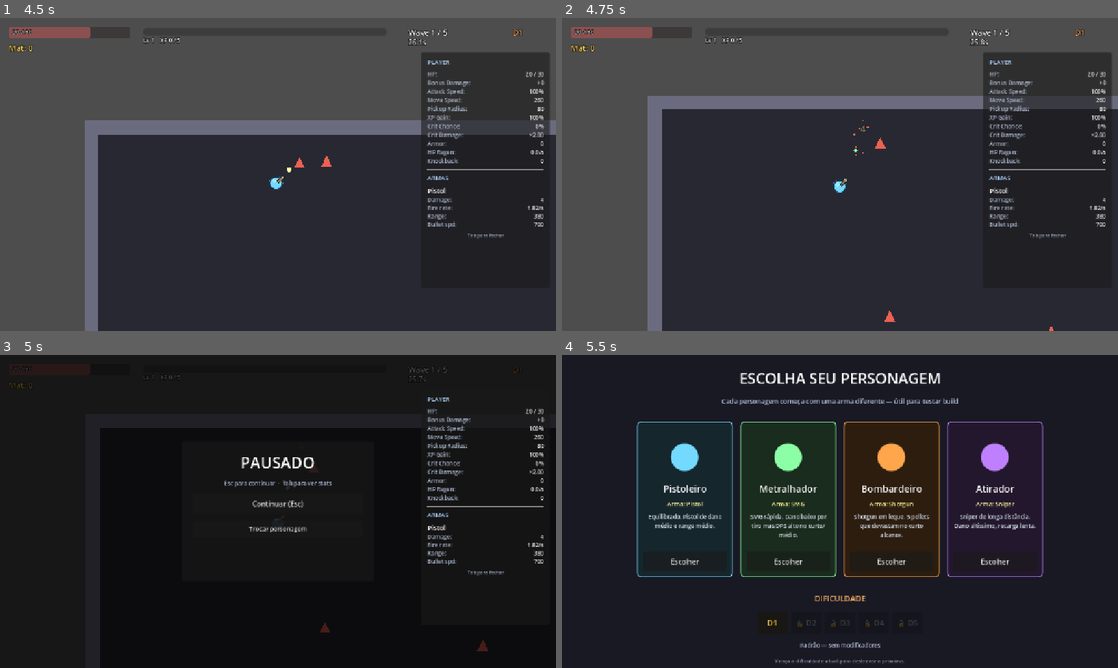
Above: before the commit, frames 1-4 (two rows, left to right).
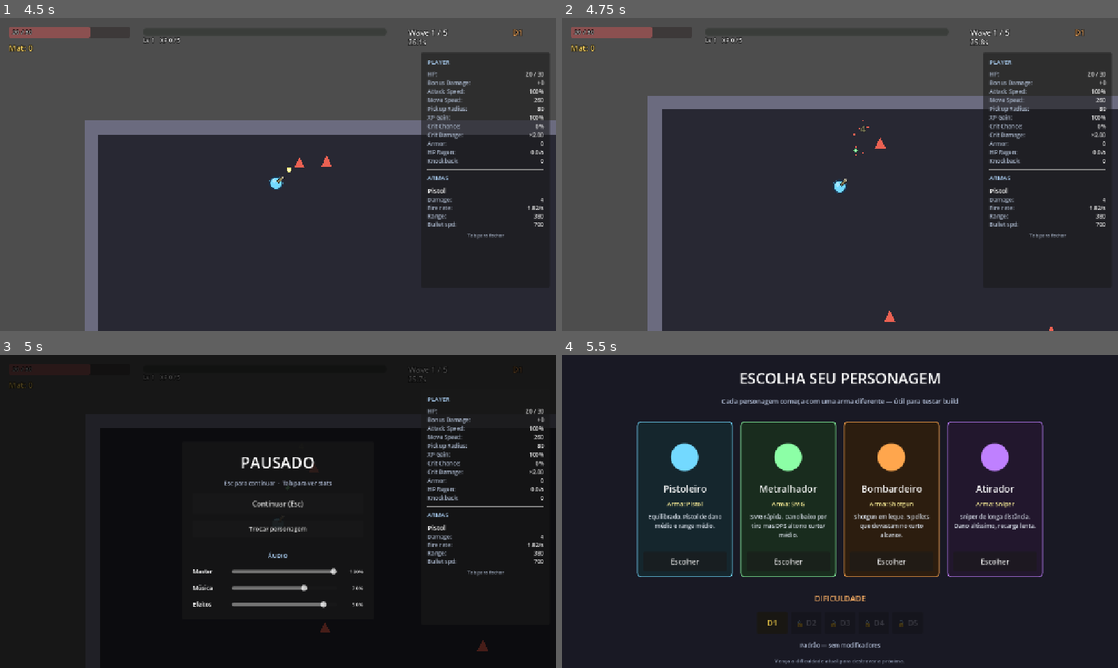
Above: after the commit, the same moments.

Repository: Marklimadevs/brotato-like
Game: Godot game, scene res://Scenes/CharacterSelect.tscn
The game is run twice, just before and just after one commit, with the same random seed, the same clock (stepped at 60 frames per second) and the same inputs.
Inputs:
- Up to frame 1 (4.5 s): click "Escolher" at 0.5 s; tap Enter at 1.25 s; hold Tab (stats_toggle) 1.28-2.03 s; hold W (move_up) 1.28-2.78 s; tap Tab (stats_toggle) at 2.1, 3.6 s; hold Tab (stats_toggle) 2.78-3.53 s; hold A (move_left) 2.78-4.28 s; hold S (move_down) from 4.28 s (still down); hold Tab (stats_toggle) from 4.28 s (still down)
- Up to frame 2 (4.75 s): keep holding S (move_down); keep holding Tab (stats_toggle)
- Up to frame 3 (5 s): keep holding S (move_down); keep holding Tab (stats_toggle); tap Escape (pause) at 4.9 s
- Up to frame 4 (5.5 s): release S (move_down) at 5 s; release Tab (stats_toggle) at 5 s; click "Trocar personagem" at 5 s

Frames 1-2 are identical in both runs. In frame 3, 0.9% of the frame differs, in the area x 34-66%, y 62-81%; in frame 4, nothing differs.

Commit message:
M15: Audio system foundation (no actual audio files yet)
Build out the entire audio infrastructure so the game can be wired up
with sfx/music hooks now, then audio assets can be dropped in later
without code changes. Calls to play_sfx/play_music are silent if the
audio file doesn't exist (lazy load + null cache).

Architecture:
- Scripts/Core/AudioManager.gd (autoload): Master/Music/SFX bus setup,
  16-player SFX pool, dedicated AudioStreamPlayer for music with crossfade,
  lazy load with extension fallback (.ogg > .wav > .mp3), pitch variation
  support for non-repetitive shoot sounds.
- SaveData persists master/music/sfx volume settings.
- PauseScreen exposes 3 sliders that call AudioManager.set_*_volume.
  Settings persist immediately on change.

Hooks plugged in 11 scripts:
- Player: player_hurt, player_die, player_revive
- Bullet: bullet_hit (on enemy)
- Weapon: shoot_<weapon_name> per trigger (not per pellet)
- EnemyBase: boss_hit, enemy_hit_crit, enemy_death, enemy_split, boss_die
- XpGem: pickup
- WaveManager: wave_start, wave_complete, boss_spawn
  + music transitions (gameplay_normal -> intense at wave 3+, boss_theme on boss spawn)
- LevelUpScreen: level_up on open, ui_click on pick, shop_reroll on reroll
- ShopScreen: shop_open, shop_buy, shop_sell, shop_lock, shop_reroll, ui_click
- DeathScreen: game_over music
- WinScreen: victory music
- CharacterSelectScreen: main_menu music

Documentation:
Assets/Audio/README.md lists all 24 SFX and 6 music tracks expected,
with suggested prompts for Suno (music) and SFXR settings (SFX).

Game runs identically to before — just silent everywhere there will be
audio later. Drop a file at Assets/Audio/SFX/shoot_pistol.ogg and the
pistol shoot sound starts playing automatically next play.

Diff:
--- a/Scripts/Bullets/Bullet.gd
+++ b/Scripts/Bullets/Bullet.gd
@@ -64,6 +64,8 @@
 		if player != null and player.stats != null and player.stats.Knockback > 0.0:
 			enemy.apply_knockback(Direction * player.stats.Knockback)
 
+		AudioManager.play_sfx("bullet_hit", 0.08)
+
 		_hits_remaining -= 1
 		if _hits_remaining <= 0:
 			_consumed = true
--- /dev/null
+++ b/Scripts/Core/AudioManager.gd
@@ -0,0 +1,229 @@
+extends Node
+
+# AudioManager — autoload singleton.
+# Sistema completo de áudio que FUNCIONA mesmo sem nenhum arquivo de áudio:
+# - se o arquivo existe em Assets/Audio/SFX/<name>.ogg → toca normal
+# - se não existe → silencioso (sem erro, sem warning)
+#
+# Hooks no jogo chamam AudioManager.play_sfx("nome") ou .play_music("track").
+# Quando você adicionar os arquivos depois, eles tocam automaticamente.
+
+const SFX_DIR := "res://Assets/Audio/SFX/"
+const MUSIC_DIR := "res://Assets/Audio/Music/"
+const SFX_POOL_SIZE := 16
+const SFX_EXTENSIONS := [".ogg", ".wav", ".mp3"]
+const MUSIC_EXTENSIONS := [".ogg", ".mp3"]
+const MUSIC_FADE_DURATION := 0.6
+
+var _master_bus_idx: int = 0
+var _music_bus_idx: int = 1
+var _sfx_bus_idx: int = 2
+
+var _sfx_cache: Dictionary = {}    # name -> AudioStream | null (null = não existe, evita retentativas)
+var _music_cache: Dictionary = {}
+var _sfx_pool: Array = []          # AudioStreamPlayer
+var _music_player: AudioStreamPlayer
+var _current_music: String = ""
+var _music_tween: Tween = null
+
+# Persistido via SaveData
+var master_volume: float = 1.0
+var music_volume: float = 0.7
+var sfx_volume: float = 0.9
+
+
+func _ready() -> void:
+	_ensure_buses()
+	_setup_pool()
+	_setup_music_player()
+	_load_settings()
+	_apply_volumes()
+
+
+func _ensure_buses() -> void:
+	# Master é sempre o bus 0 (criado pelo engine)
+	_master_bus_idx = 0
+
+	if AudioServer.get_bus_index("Music") == -1:
+		AudioServer.add_bus()
+		AudioServer.set_bus_name(AudioServer.bus_count - 1, "Music")
+		AudioServer.set_bus_send(AudioServer.bus_count - 1, "Master")
+	_music_bus_idx = AudioServer.get_bus_index("Music")
+
+	if AudioServer.get_bus_index("SFX") == -1:
+		AudioServer.add_bus()
+		AudioServer.set_bus_name(AudioServer.bus_count - 1, "SFX")
+		AudioServer.set_bus_send(AudioServer.bus_count - 1, "Master")
+	_sfx_bus_idx = AudioServer.get_bus_index("SFX")
+
+
+func _setup_pool() -> void:
+	for i in range(SFX_POOL_SIZE):
+		var player := AudioStreamPlayer.new()
+		player.bus = "SFX"
+		add_child(player)
+		_sfx_pool.append(player)
+
+
+func _setup_music_player() -> void:
+	_music_player = AudioStreamPlayer.new()
+	_music_player.bus = "Music"
+	add_child(_music_player)
+
+
+# ============== API PÚBLICA ==============
+
+# Toca um SFX. Se o arquivo não existe, silencioso (sem erro).
+# pitch_variation: 0.0 = sem variação. 0.1 = ±10% (útil pra tiros não soarem repetitivos).
+func play_sfx(sfx_name: String, pitch_variation: float = 0.0) -> void:
+	if sfx_name.is_empty():
+		return
+	var stream = _load_sfx(sfx_name)
+	if stream == null:
+		return  # arquivo não existe ainda — silencioso
+	var player: AudioStreamPlayer = _get_free_sfx_player()
+	if player == null:
+		return  # pool cheio, dropa
+	player.stream = stream
+	if pitch_variation > 0.0:
+		player.pitch_scale = randf_range(1.0 - pitch_variation, 1.0 + pitch_variation)
+	else:
+		player.pitch_scale = 1.0
+	player.play()
+
+
+# Toca uma música. Se já está tocando a mesma, no-op.
+# Se o arquivo não existe, para a música atual.
+# fade: true = crossfade suave; false = corte imediato.
+func play_music(music_name: String, fade: bool = true) -> void:
+	if music_name == _current_music and _music_player.playing:
+		return
+	var stream = _load_music(music_name)
+	if stream == null:
+		stop_music(fade)
+		_current_music = ""
+		return
+	if fade and _music_player.playing:
+		_fade_to_music(stream, music_name)
+	else:
+		_current_music = music_name
+		_music_player.stream = stream
+		_music_player.volume_db = 0.0
+		_music_player.play()
+
+
+func stop_music(fade: bool = true) -> void:
+	if not _music_player.playing:
+		_current_music = ""
+		return
+	if fade:
+		if _music_tween != null and _music_tween.is_valid():
+			_music_tween.kill()
+		_music_tween = create_tween()
+		_music_tween.tween_property(_music_player, "volume_db", -80.0, MUSIC_FADE_DURATION)
+		_music_tween.tween_callback(_music_player.stop)
+	else:
+		_music_player.stop()
+	_current_music = ""
+
+
+func _fade_to_music(new_stream: AudioStream, new_name: String) -> void:
+	if _music_tween != null and _music_tween.is_valid():
+		_music_tween.kill()
+	_music_tween = create_tween()
+	_music_tween.tween_property(_music_player, "volume_db", -80.0, MUSIC_FADE_DURATION / 2.0)
+	_music_tween.tween_callback(func():
+		_music_player.stream = new_stream
+		_music_player.volume_db = -80.0
+		_music_player.play()
+		_current_music = new_name
+	)
+	_music_tween.tween_property(_music_player, "volume_db", 0.0, MUSIC_FADE_DURATION / 2.0)
+
+
+# ============== VOLUME ==============
+
+func set_master_volume(v: float) -> void:
+	master_volume = clampf(v, 0.0, 1.0)
+	_apply_volumes()
+	_save_settings()
+
+
+func set_music_volume(v: float) -> void:
+	music_volume = clampf(v, 0.0, 1.0)
+	_apply_volumes()
+	_save_settings()
+
+
+func set_sfx_volume(v: float) -> void:
+	sfx_volume = clampf(v, 0.0, 1.0)
+	_apply_volumes()
+	_save_settings()
+
+
+func _apply_volumes() -> void:
+	AudioServer.set_bus_volume_db(_master_bus_idx, _linear_to_db(master_volume))
+	AudioServer.set_bus_volume_db(_music_bus_idx, _linear_to_db(music_volume))
+	AudioServer.set_bus_volume_db(_sfx_bus_idx, _linear_to_db(sfx_volume))
+
+
+func _linear_to_db(v: float) -> float:
+	if v <= 0.001:
+		return -80.0
+	return 20.0 * log(v) / log(10.0)
+
+
+# ============== INTERNAL: LOAD ==============
+
+func _load_sfx(sfx_name: String) -> AudioStream:
+	if _sfx_cache.has(sfx_name):
+		return _sfx_cache[sfx_name]
+	for ext in SFX_EXTENSIONS:
+		var path: String = SFX_DIR + sfx_name + ext
+		if ResourceLoader.exists(path):
+			var stream := load(path) as AudioStream
+			_sfx_cache[sfx_name] = stream
+			return stream
+	# Arquivo não encontrado — cacheia null pra não tentar de novo
+	_sfx_cache[sfx_name] = null
+	return null
+
+
+func _load_music(music_name: String) -> AudioStream:
+	if _music_cache.has(music_name):
+		return _music_cache[music_name]
+	for ext in MUSIC_EXTENSIONS:
+		var path: String = MUSIC_DIR + music_name + ext
+		if ResourceLoader.exists(path):
+			var stream := load(path) as AudioStream
+			# Auto-loop nas músicas
+			if stream is AudioStreamOggVorbis:
+				(stream as AudioStreamOggVorbis).loop = true
+			elif stream is AudioStreamMP3:
+				(stream as AudioStreamMP3).loop = true
+			_music_cache[music_name] = stream
+			return stream
+	_music_cache[music_name] = null
+	return null
+
+
+func _get_free_sfx_player() -> AudioStreamPlayer:
+	for player in _sfx_pool:
+		if not player.playing:
+			return player
+	return null
+
+
+# ============== SETTINGS PERSISTENCE ==============
+
+func _load_settings() -> void:
+	master_volume = SaveData.MasterVolume
+	music_volume = SaveData.MusicVolume
+	sfx_volume = SaveData.SfxVolume
+
+
+func _save_settings() -> void:
+	SaveData.MasterVolume = master_volume
+	SaveData.MusicVolume = music_volume
+	SaveData.SfxVolume = sfx_volume
+	SaveData.save_data()
--- a/Scripts/Core/SaveData.gd
+++ b/Scripts/Core/SaveData.gd
@@ -4,6 +4,9 @@
 const SAVE_PATH := "user://save.json"
 
 static var HighestUnlockedDifficulty: int = 1
+static var MasterVolume: float = 1.0
+static var MusicVolume: float = 0.7
+static var SfxVolume: float = 0.9
 
 
 static func load_data() -> void:
@@ -25,6 +28,9 @@
 static func save_data() -> void:
 	var dict: Dictionary = {
 		"highestDifficulty": HighestUnlockedDifficulty,
+		"masterVolume": MasterVolume,
+		"musicVolume": MusicVolume,
+		"sfxVolume": SfxVolume,
 	}
 	var file = FileAccess.open(SAVE_PATH, FileAccess.WRITE)
 	if file == null:
--- a/Scripts/Core/WaveManager.gd
+++ b/Scripts/Core/WaveManager.gd
@@ -110,6 +110,16 @@
 	AdsManager.notify_gameplay_start()
 	AdsManager.track_event("wave_started", {"wave": idx + 1, "difficulty": GameManager.SelectedDifficulty})
 
+	# Música escala com a tensão das waves
+	AudioManager.play_sfx("wave_start")
+	if idx == _waves.size() - 1:
+		# Wave 5 — boss vem aos 5s, mas começa com tensão
+		AudioManager.play_music("gameplay_intense")
+	elif idx >= 2:
+		AudioManager.play_music("gameplay_intense")
+	else:
+		AudioManager.play_music("gameplay_normal")
+
 
 func _end_current_wave() -> void:
 	BetweenWaves = true
@@ -120,6 +130,7 @@
 	AdsManager.notify_gameplay_stop()
 	AdsManager.notify_happytime()  # wave completa = momento positivo
 	AdsManager.track_event("wave_completed", {"wave": CurrentWaveIndex + 1, "level": GameManager.Level, "materials": GameManager.Materials})
+	AudioManager.play_sfx("wave_complete")
 
 	if GameManager.Player != null and not GameManager.Player.is_alive():
 		return
@@ -169,6 +180,8 @@
 	CurrentBoss = enemy
 	print("BOSS apareceu!")
 	boss_spawned.emit()
+	AudioManager.play_sfx("boss_spawn")
+	AudioManager.play_music("boss_theme")
 
 
 func notify_boss_killed() -> void:
--- a/Scripts/Enemies/EnemyBase.gd
+++ b/Scripts/Enemies/EnemyBase.gd
@@ -172,6 +172,12 @@
 	var pos_y: float = -(Data.Radius if Data != null else 12.0) - 2.0
 	DamageNumber.spawn(get_tree().current_scene, global_position + Vector2(0, pos_y), dmg, color, is_crit)
 
+	if is_boss():
+		AudioManager.play_sfx("boss_hit", 0.05)
+	elif is_crit:
+		AudioManager.play_sfx("enemy_hit_crit", 0.1)
+	# (sfx normal de hit já vem do bullet — evita stack)
+
 	if _hp <= 0:
 		_die()
 
@@ -189,6 +195,11 @@
 	_spawn_xp_gem()
 	if Data != null and Data.SplitsOnDeath and Data.SplitInto != null and Data.SplitCount > 0:
 		_spawn_splits()
+		AudioManager.play_sfx("enemy_split", 0.1)
+	elif is_boss():
+		AudioManager.play_sfx("boss_die")
+	else:
+		AudioManager.play_sfx("enemy_death", 0.15)
 	if is_boss() and WaveManager.Instance != null:
 		WaveManager.Instance.notify_boss_killed()
 	queue_free()
--- a/Scripts/Pickups/XpGem.gd
+++ b/Scripts/Pickups/XpGem.gd
@@ -61,4 +61,5 @@
 		GameManager.add_xp(Value)
 		if MaterialValue > 0:
 			GameManager.add_material(MaterialValue)
+		AudioManager.play_sfx("pickup", 0.15)
 		queue_free()
--- a/Scripts/Player/Player.gd
+++ b/Scripts/Player/Player.gd
@@ -153,6 +153,7 @@
 	DamageNumber.spawn(get_tree().current_scene, global_position + Vector2(0, -Radius - 4), actual_dmg, Color(1, 0.55, 0.55))
 	if _camera != null:
 		_camera.shake(11.0)
+	AudioManager.play_sfx("player_hurt", 0.05)
 
 	if stats.CurrentHp <= 0:
 		_die()
@@ -181,6 +182,7 @@
 			child.queue_free()
 
 	print("Player died!")
+	AudioManager.play_sfx("player_die")
 	GameManager.notify_player_died()
 
 
--- a/Scripts/UI/CharacterSelectScreen.gd
+++ b/Scripts/UI/CharacterSelectScreen.gd
@@ -18,6 +18,7 @@
 		_selected_difficulty = SaveData.HighestUnlockedDifficulty
 	_build_ui()
 	_update_difficulty_buttons()
+	AudioManager.play_music("main_menu")
 
 
 func _build_ui() -> void:
--- a/Scripts/UI/DeathScreen.gd
+++ b/Scripts/UI/DeathScreen.gd
@@ -34,6 +34,7 @@
 	get_tree().paused = true
 	AdsManager.notify_gameplay_stop()
 	AdsManager.track_event("run_died", {"wave": wave, "level": GameManager.Level, "difficulty": GameManager.SelectedDifficulty})
+	AudioManager.play_music("game_over")
 
 	# Configure revive button — só aparece se ainda não foi usada nesta run
 	if _revive_btn != null:
--- a/Scripts/UI/LevelUpScreen.gd
+++ b/Scripts/UI/LevelUpScreen.gd
@@ -123,6 +123,7 @@
 	_refresh_materials_and_reroll()
 	_root.visible = true
 	get_tree().paused = true
+	AudioManager.play_sfx("level_up")
 
 
 func _roll_choices() -> void:
@@ -155,11 +156,13 @@
 func _on_reroll() -> void:
 	if not GameManager.spend_material(REROLL_COST):
 		return
+	AudioManager.play_sfx("shop_reroll")
 	_roll_choices()
 	_refresh_materials_and_reroll()
 
 
 func _on_button_pressed(idx: int) -> void:
+	AudioManager.play_sfx("ui_click", 0.05)
 	if idx < _current_choices.size() and GameManager.Player != null and GameManager.Player.stats != null:
 		_current_choices[idx].apply(GameManager.Player.stats)
 
--- a/Scripts/UI/PauseScreen.gd
+++ b/Scripts/UI/PauseScreen.gd
@@ -102,3 +102,48 @@
 	menu_btn.add_theme_font_size_override("font_size", 14)
 	menu_btn.pressed.connect(_on_menu)
 	vbox.add_child(menu_btn)
+
+	# Separator + título de áudio
+	vbox.add_child(HSeparator.new())
+	var audio_title := Label.new()
+	audio_title.text = "ÁUDIO"
+	audio_title.horizontal_alignment = HORIZONTAL_ALIGNMENT_CENTER
+	audio_title.add_theme_font_size_override("font_size", 14)
+	audio_title.add_theme_color_override("font_color", Color(0.7, 0.85, 1))
+	vbox.add_child(audio_title)
+
+	_add_volume_slider(vbox, "Master", AudioManager.master_volume, AudioManager.set_master_volume)
+	_add_volume_slider(vbox, "Música", AudioManager.music_volume, AudioManager.set_music_volume)
+	_add_volume_slider(vbox, "Efeitos", AudioManager.sfx_volume, AudioManager.set_sfx_volume)
+
+
+func _add_volume_slider(parent: VBoxContainer, label_text: String, initial_value: float, on_change: Callable) -> void:
+	var hbox := HBoxContainer.new()
+	hbox.add_theme_constant_override("separation", 10)
+	parent.add_child(hbox)
+
+	var label := Label.new()
+	label.text = label_text
+	label.custom_minimum_size = Vector2(80, 0)
+	label.add_theme_font_size_override("font_size", 13)
+	hbox.add_child(label)
+
+	var slider := HSlider.new()
+	slider.min_value = 0.0
+	slider.max_value = 1.0
+	slider.step = 0.01
+	slider.value = initial_value
+	slider.size_flags_horizontal = Control.SIZE_EXPAND_FILL
+	slider.custom_minimum_size = Vector2(180, 24)
+	hbox.add_child(slider)
+
+	var value_label := Label.new()
+	value_label.text = "%d%%" % int(initial_value * 100)
+	value_label.custom_minimum_size = Vector2(50, 0)
+	value_label.add_theme_font_size_override("font_size", 12)
+	value_label.horizontal_alignment = HORIZONTAL_ALIGNMENT_RIGHT
+	hbox.add_child(value_label)
+
+	slider.value_changed.connect(func(v: float):
+		on_change.call(v)
+		value_label.text = "%d%%" % int(v * 100))
--- a/Scripts/UI/ShopScreen.gd
+++ b/Scripts/UI/ShopScreen.gd
@@ -61,9 +61,11 @@
 	_root.visible = true
 	get_tree().paused = true
 	_update_ui()
+	AudioManager.play_sfx("shop_open")
 
 
 func _on_continue() -> void:
+	AudioManager.play_sfx("ui_click", 0.05)
 	_root.visible = false
 	get_tree().paused = false
 	GameManager.notify_shop_closed()
@@ -93,12 +95,14 @@
 			return
 		offer["item"].apply(player.stats)
 	_purchased[idx] = true
+	AudioManager.play_sfx("shop_buy")
 	_update_ui()
 
 
 func _on_reroll() -> void:
 	if not GameManager.spend_material(REROLL_COST):
 		return
+	AudioManager.play_sfx("shop_reroll")
 	_roll_offers()
 	_update_ui()
 
@@ -153,6 +157,7 @@
 	if idx < 0 or idx >= OFFER_SLOTS:
 		return
 	_locked[idx] = pressed
+	AudioManager.play_sfx("shop_lock", 0.05)
 	_update_ui()
 
 
@@ -163,6 +168,7 @@
 	if not player.remove_weapon_at(weapon_index):
 		return
 	GameManager.add_material(sell_value)
+	AudioManager.play_sfx("shop_sell")
 	_update_ui()
 
 
--- a/Scripts/UI/WinScreen.gd
+++ b/Scripts/UI/WinScreen.gd
@@ -34,6 +34,7 @@
 	get_tree().paused = true
 	AdsManager.notify_gameplay_stop()
 	AdsManager.notify_happytime()  # vencer a run = pico de momento positivo
+	AudioManager.play_music("victory")
 
 
 func _on_restart() -> void:
--- a/Scripts/Weapons/Weapon.gd
+++ b/Scripts/Weapons/Weapon.gd
@@ -109,6 +109,10 @@
 			dir = aim_dir.rotated(t * spread)
 		_spawn_pellet(dir)
 
+	# Single shot sound per trigger (não 1× por pellet — ficaria barulhento demais)
+	if Data != null:
+		AudioManager.play_sfx("shoot_" + Data.WeaponName.to_lower(), 0.12)
+
 
 func _spawn_pellet(dir: Vector2) -> void:
 	var bullet: Bullet = Data.BulletScene.instantiate()
--- a/project.godot
+++ b/project.godot
@@ -19,6 +19,7 @@
 
 GameManager="*res://Scripts/Core/GameManager.gd"
 AdsManager="*res://Scripts/Core/AdsManager.gd"
+AudioManager="*res://Scripts/Core/AudioManager.gd"
 
 [display]
 
